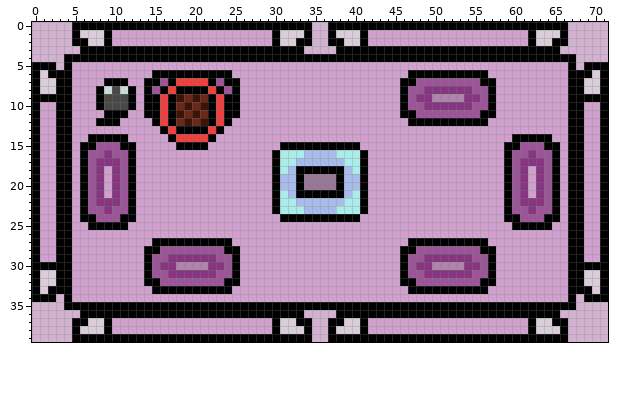
A sprite sheet gets an edit: art/day_1/day_01_furniture_table_large.png. The first picture shows the starting point.
The file is 72x40 pixels. Colours within 5 levels of each other are drawn and written as one.
The same view after the edit:
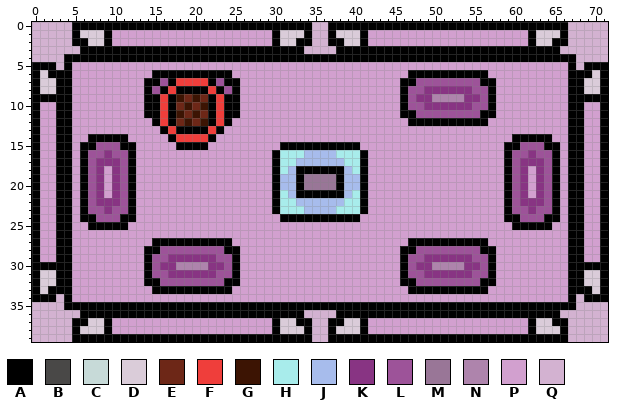
Palette (. is transparent): A #000000  B #494847  C #c7dad8  D #daccd9  E #6d2717  F #ef3e3b  G #3c1403  H #a8eceb  J #a7bcec  K #883483  L #9d5399  M #997697  N #ae84ac  P #d2a0cf  Q #d3b2d1
The commit says: Add mouse animation on day 1
The edit:
Colour P replaces colour A in row 7 at x 9 to 11; in rows 8 to 10 at x 8 and 12; in row 11 at x 9 to 11; in row 12 at x 8 to 10.
Colour P replaces colour B in row 8 at x 10; in rows 9 to 10 at x 9 to 11.
Colour P replaces colour C in row 8 at x 9 and 11.
Pixel boxes of the changes (left, top, right, bottom) in both pictures:
changed: (96, 78, 136, 126)
